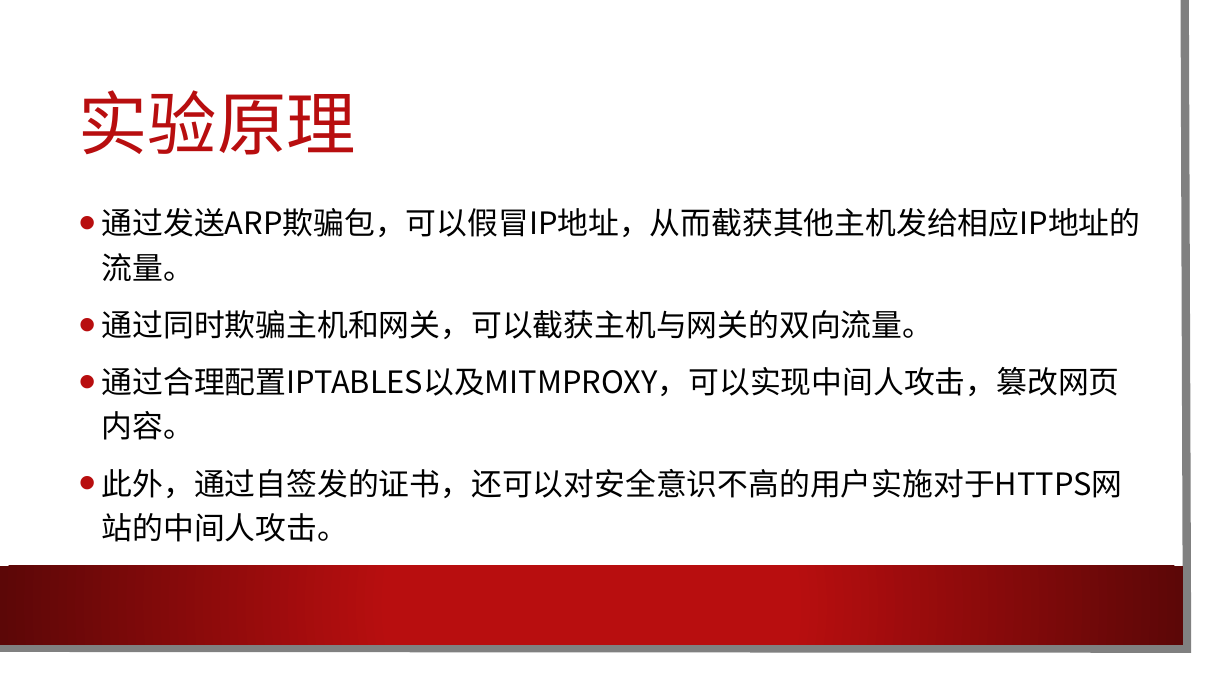
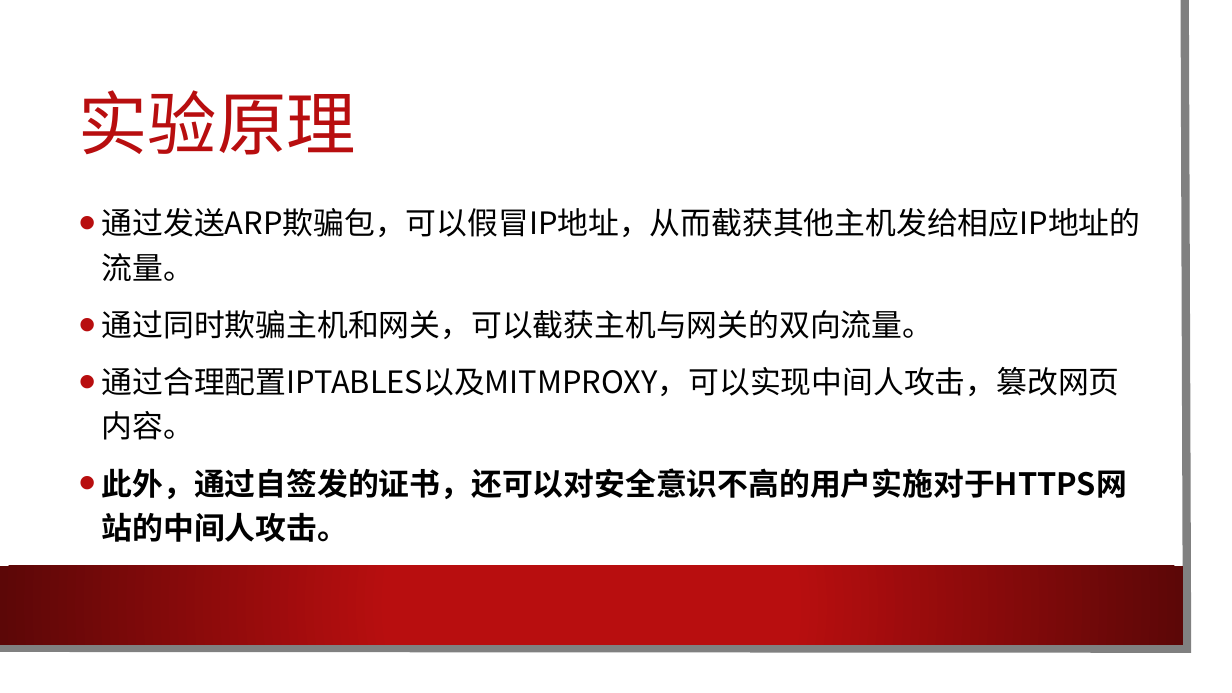
Before and after one commit to Harry-Chen/network-security-labs, a slide deck: slide 2 of lab2_mitm/slides.pptx. Drawn at 1232x693 pixels with LibreOffice and Linux fonts; fonts in the diff are those of the drawing; background and template pictures are left out. Boxes give left, top, right and bottom in pixels: in the first picture for what was removed or moved away, otherwise in the second. Text is boxed around its words. In the diff, an @@ line names an element or a change of style, - is before the commit and + after.

Commit message:
lab2: slides

```diff
--- a/lab2_mitm/slides.pptx
+++ b/lab2_mitm/slides.pptx
@@ text at (x1=102, y1=468, x2=1127, y2=542): bold on in "此外，通过自签发的证书，还可以对安全意识不高的用户实施对于HTTPS网站的中间人攻击。" @@
```
Also in this commit, not shown: 1 other slide changed, 6 slides added, 1 slide removed.
